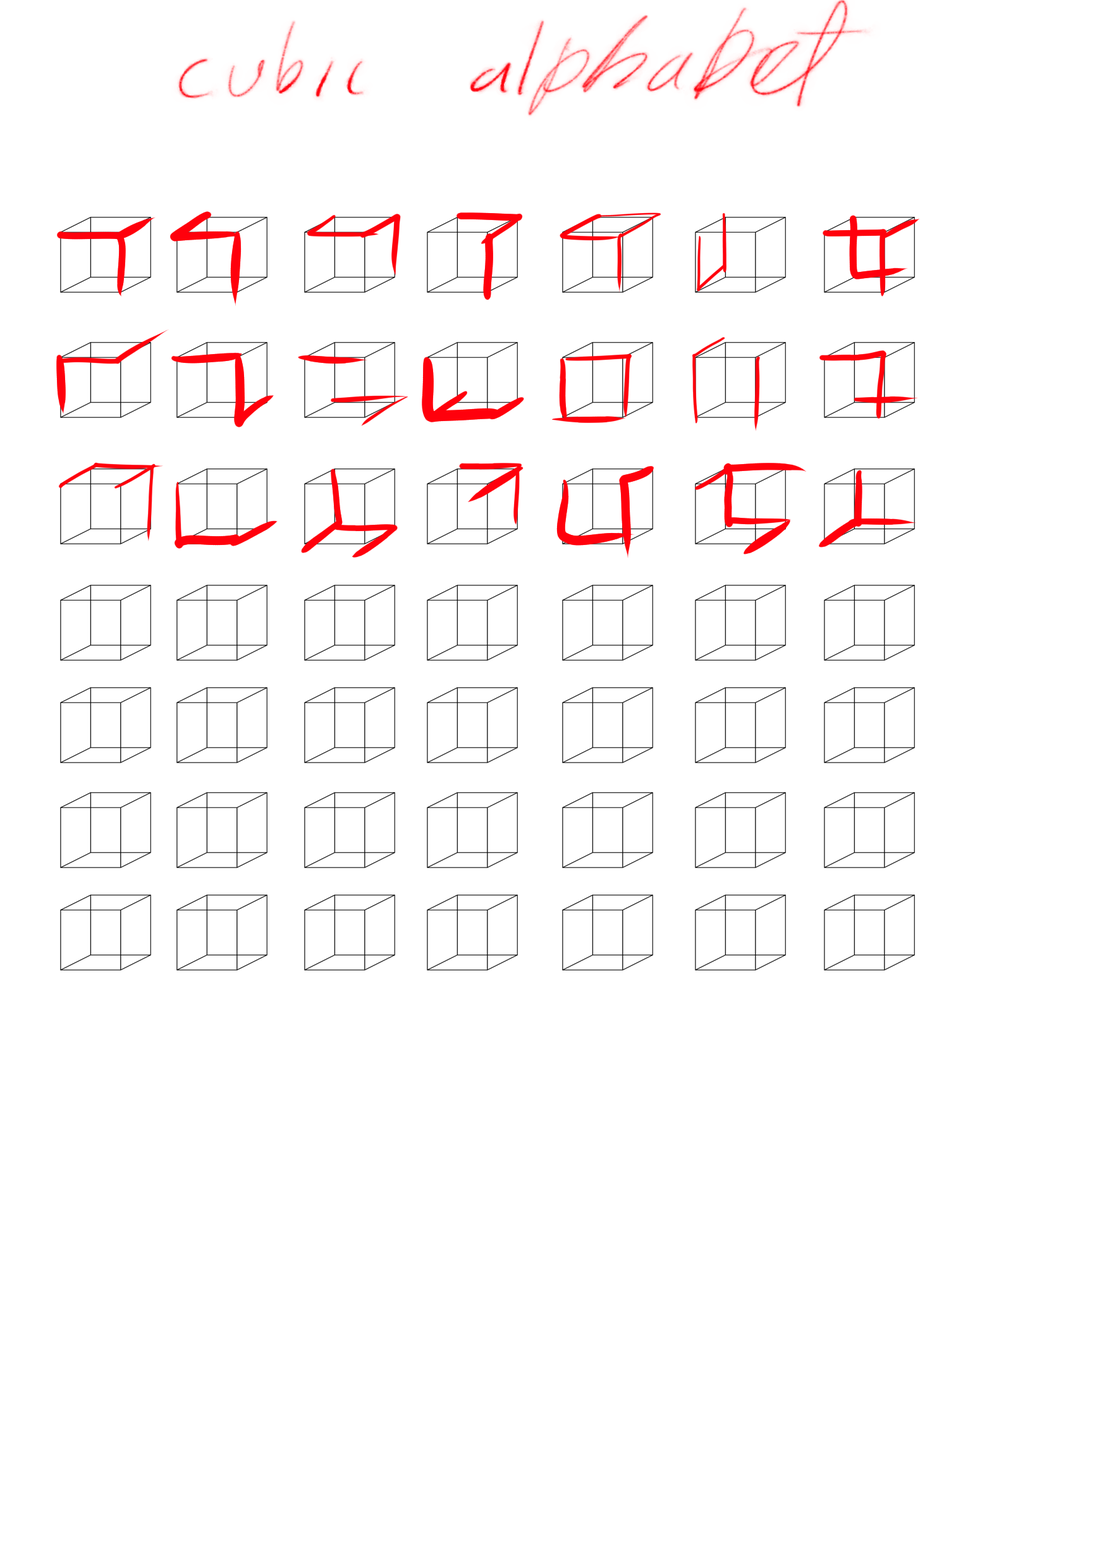
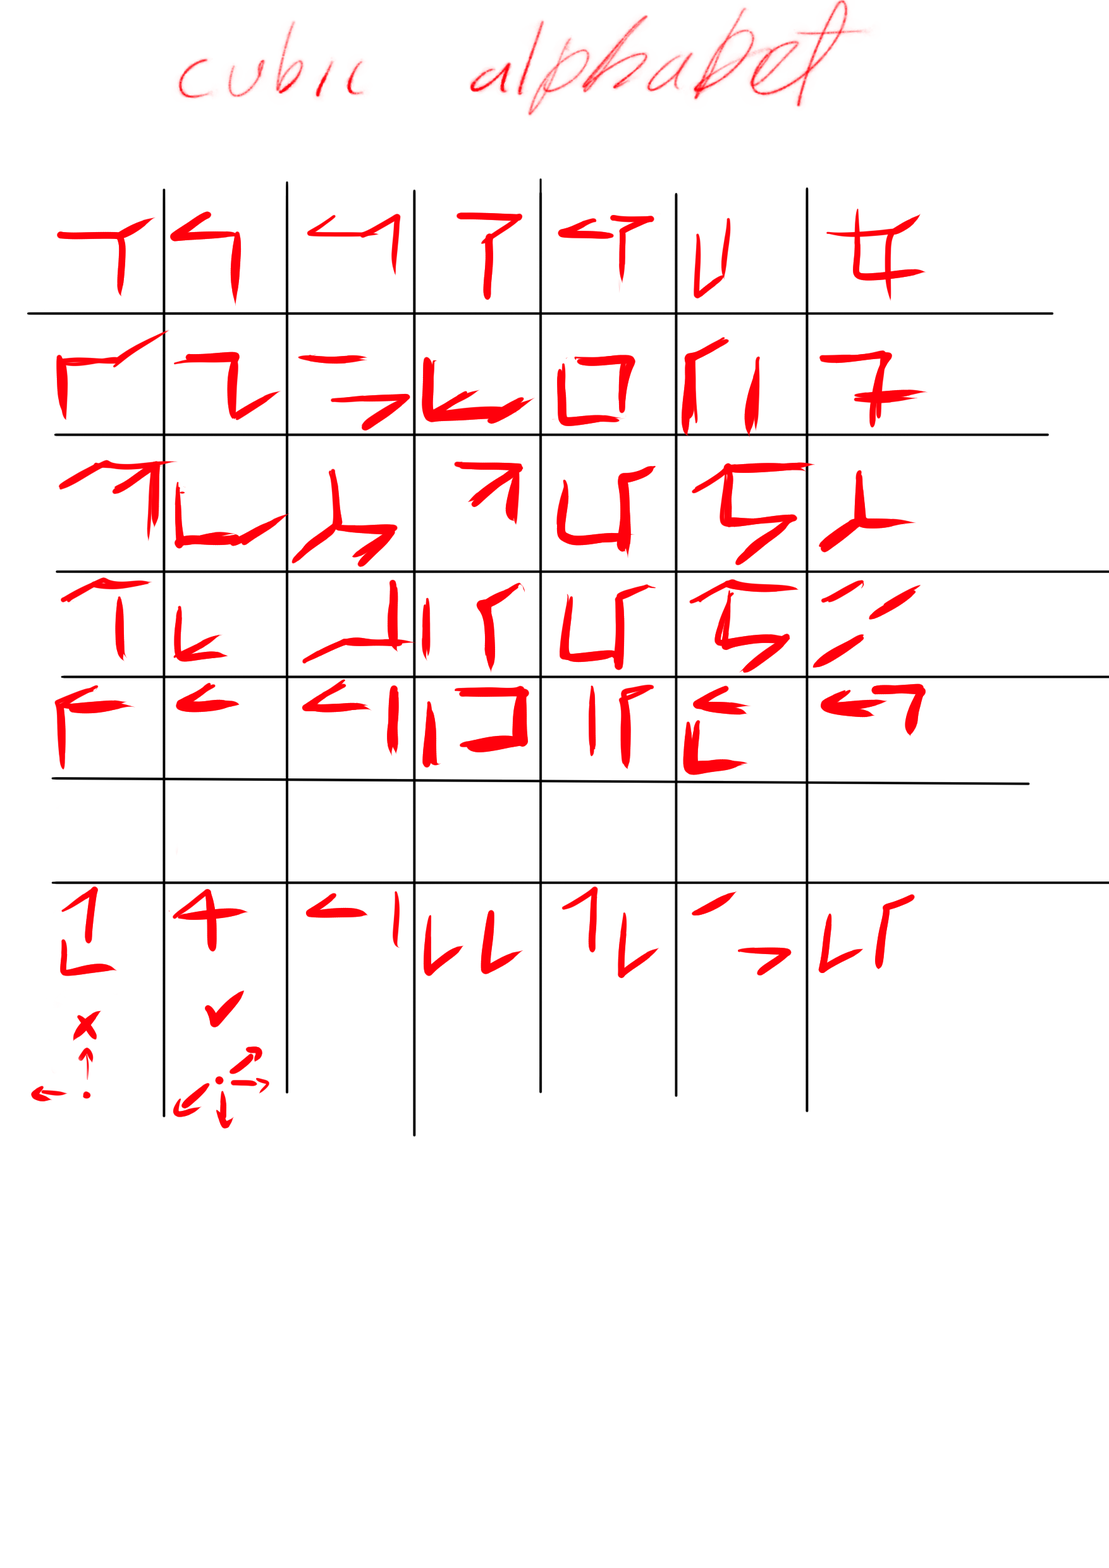
Comparing the layer stacks of the two 1109 x 1568 images. Changes:
painted on "Warstwa malowania 1" over [26, 178, 972, 1134]
added layer "Warstwa malowania 2" above "Warstwa malowania 2 (wklejone)" over [26, 178, 1109, 1137]
hid "Warstwa malowania 2 (wklejone)", painted on it over [40, 202, 931, 1012]
painted on "Tło" over [26, 178, 1109, 1137]